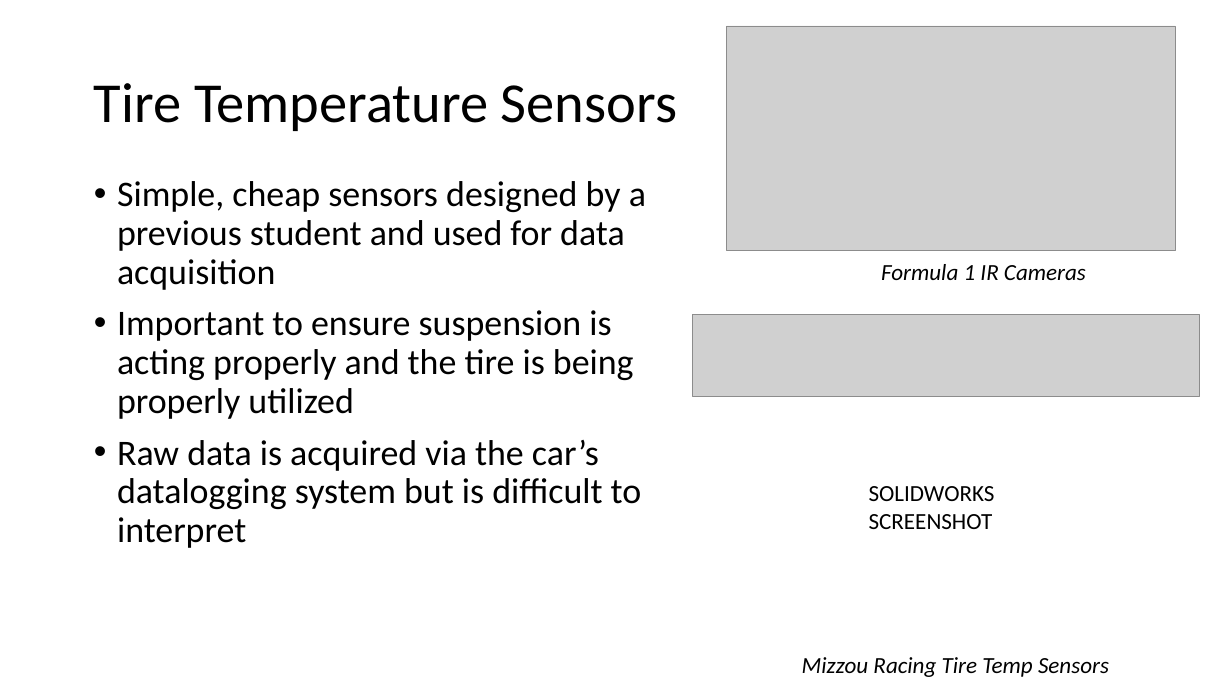
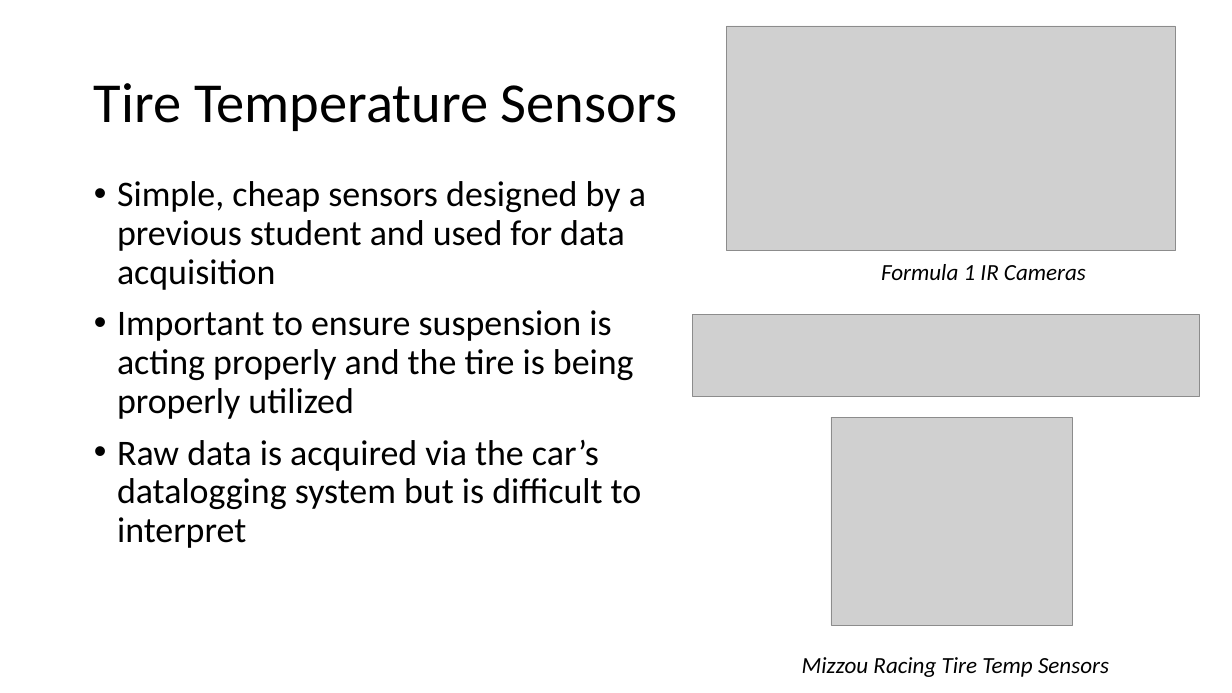
Before and after one commit to maxhouck/ECE3220FinalProject, a slide deck: slide 3 of Final.pptx. Drawn at 1232x693 pixels with LibreOffice and Linux fonts; fonts in the diff are those of the drawing; grey boxes stand for pictures. Boxes give left, top, right and bottom in pixels: in the first picture for what was removed or moved away, otherwise in the second. Text is boxed around its words. In the diff, an @@ line names an element or a change of style, - is before the commit and + after.

```diff
--- a/Final.pptx
+++ b/Final.pptx
@@ picture added at <box>831,417,1072,625</box> @@
@@ text removed at <box>869,486,995,529</box> @@
-SOLIDWORKS SCREENSHOT
```
Also in this commit, not shown: 1 other slide changed, 11 slides removed.
